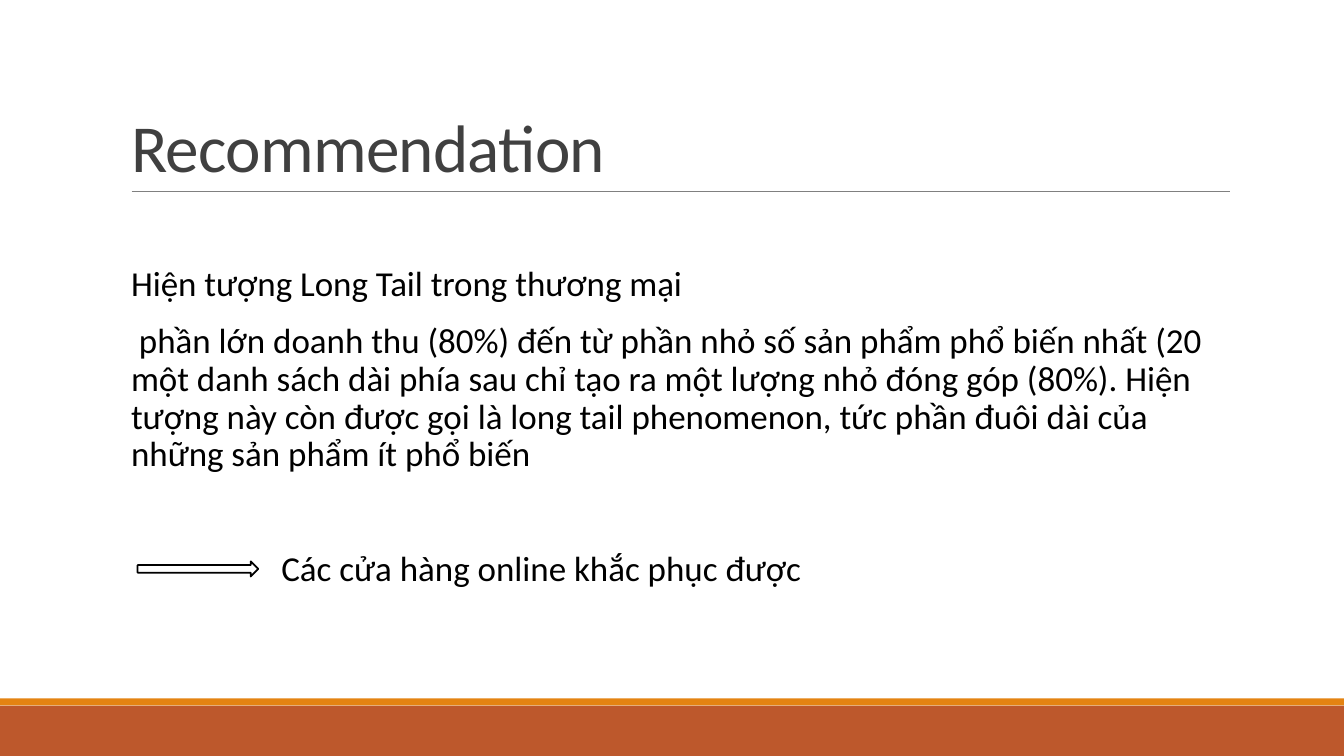
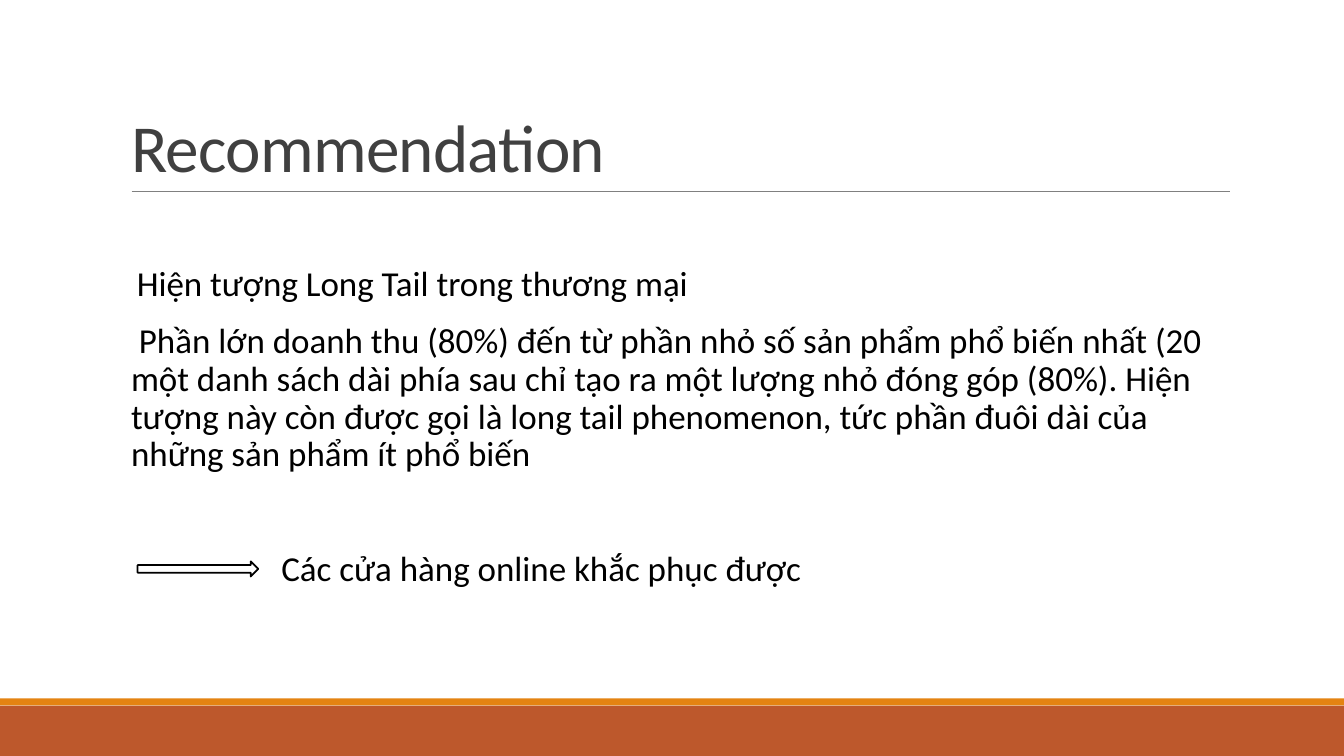
Before and after one commit to ManhND27/Training_VMO_TwoMonth, a slide deck: slide 26 of day10+day11/final-report.pptx (slide 23 before the commit). Drawn at 1344x756 pixels with LibreOffice and Linux fonts; fonts in the diff are those of the drawing. Boxes give left, top, right and bottom in pixels: in the first picture for what was removed or moved away, otherwise in the second. Text is boxed around its words. In the diff, an @@ line names an element or a change of style, - is before the commit and + after.

```diff
--- a/day10+day11/final-report.pptx
+++ b/day10+day11/final-report.pptx
@@ text at bbox=[137, 271, 688, 302]: bullet   to none @@
@@ text at bbox=[131, 326, 1201, 472]: text changed @@
-  phần lớn doanh thu (80%) đến từ phần nhỏ số sản phẩm phổ biến nhất (20 một danh sách dài phía sau chỉ tạo ra một lượng nhỏ đóng góp (80%). Hiện tượng này còn được gọi là long tail phenomenon, tức phần đuôi dài của những sản phẩm ít phổ biến
+  Phần lớn doanh thu (80%) đến từ phần nhỏ số sản phẩm phổ biến nhất (20 một danh sách dài phía sau chỉ tạo ra một lượng nhỏ đóng góp (80%). Hiện tượng này còn được gọi là long tail phenomenon, tức phần đuôi dài của những sản phẩm ít phổ biến
```
Also in this commit, not shown: 4 other slides changed, 3 slides added, 54 other files.
